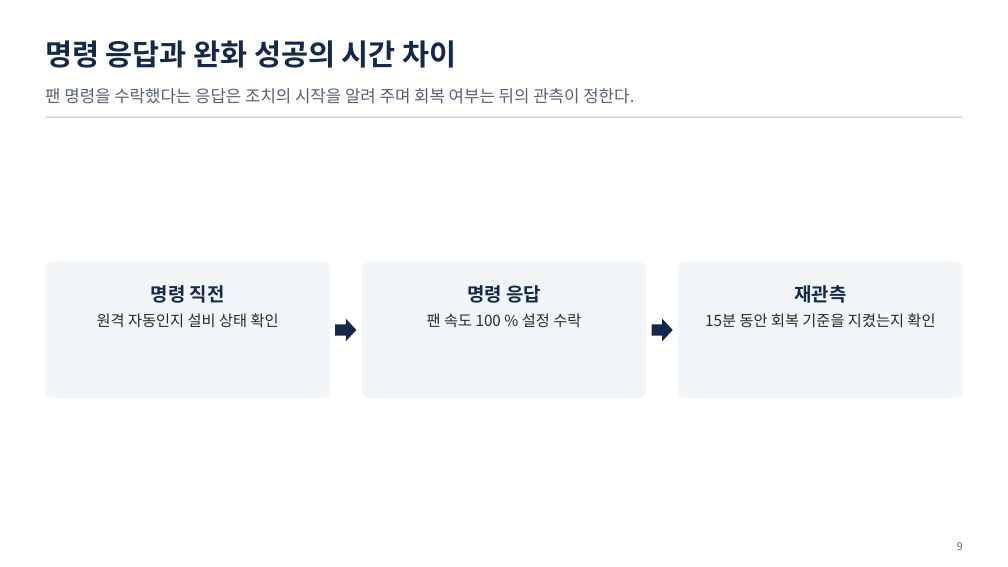
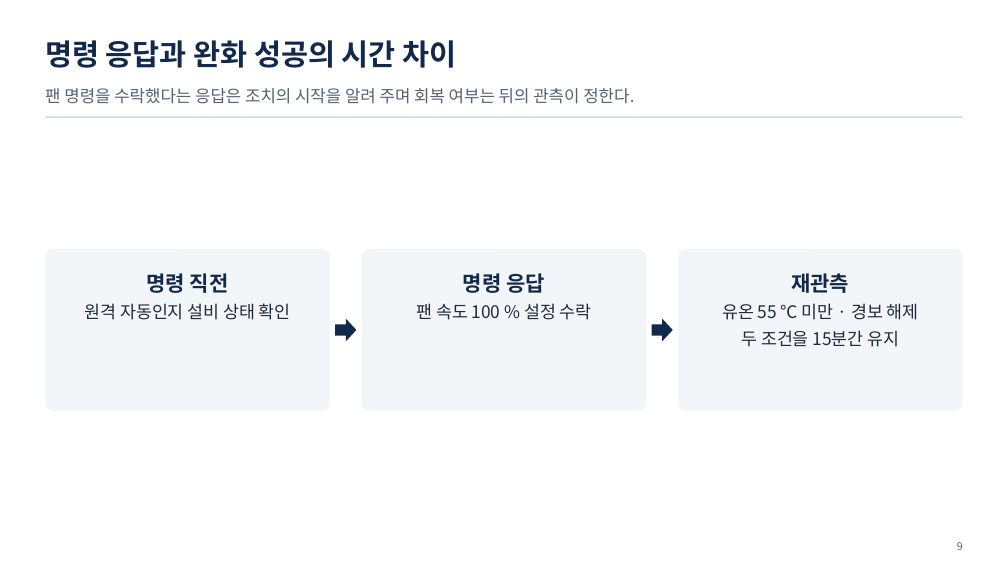
Before and after one commit to uengine-oss/hyd-iot-edu, a slide deck: slide 9 of workspace/강의제작/산출물/통합반/이론/03회차/통합반_03일차.pptx. Drawn at 1008x567 pixels with LibreOffice and Linux fonts; fonts in the diff are those of the drawing. Boxes give left, top, right and bottom in pixels: in the first picture for what was removed or moved away, otherwise in the second. Text is boxed around its words. In the diff, an @@ line names an element or a change of style, - is before the commit and + after.

```diff
--- a/workspace/강의제작/산출물/통합반/이론/03회차/통합반_03일차.pptx
+++ b/workspace/강의제작/산출물/통합반/이론/03회차/통합반_03일차.pptx
@@ rounded rectangle: place and size @@
-rounded rectangle at <box>45,262,330,398</box>
+rounded rectangle at <box>45,249,330,411</box>
@@ text "명령 직전": place and size @@
-text "명령 직전" at <box>97,285,279,327</box>
+text "명령 직전" at <box>85,273,291,320</box>
@@ text "명령 직전" at <box>85,273,291,320</box>: size 18 to 20 pt in "명령 직전"; size 14.5 to 16.5 pt in "원격 자동인지 설비 상태 확인" @@
@@ rounded rectangle: place and size @@
-rounded rectangle at <box>361,262,646,398</box>
+rounded rectangle at <box>361,249,646,411</box>
@@ text "명령 응답": place and size @@
-text "명령 응답" at <box>427,285,581,327</box>
+text "명령 응답" at <box>416,273,592,320</box>
@@ text "명령 응답" at <box>416,273,592,320</box>: size 18 to 20 pt in "명령 응답"; size 14.5 to 16.5 pt in "팬 속도 100 % 설정 수락" @@
@@ rounded rectangle: place and size @@
-rounded rectangle at <box>678,262,963,398</box>
+rounded rectangle at <box>678,249,963,411</box>
@@ text "재관측": place and size @@
-text "재관측" at <box>705,285,935,327</box>
+text "재관측" at <box>722,273,919,347</box>
@@ text at <box>791,273,849,293</box>: size 18 to 20 pt in "재관측" @@
@@ text at <box>722,303,919,347</box>: text changed; size 14.5 to 16.5 pt @@
-15분 동안 회복 기준을 지켰는지 확인
+유온 55 ℃ 미만 · 경보 해제
+두 조건을 15분간 유지
```
Also in this commit, not shown: 7 other slides changed, 9 other files.
